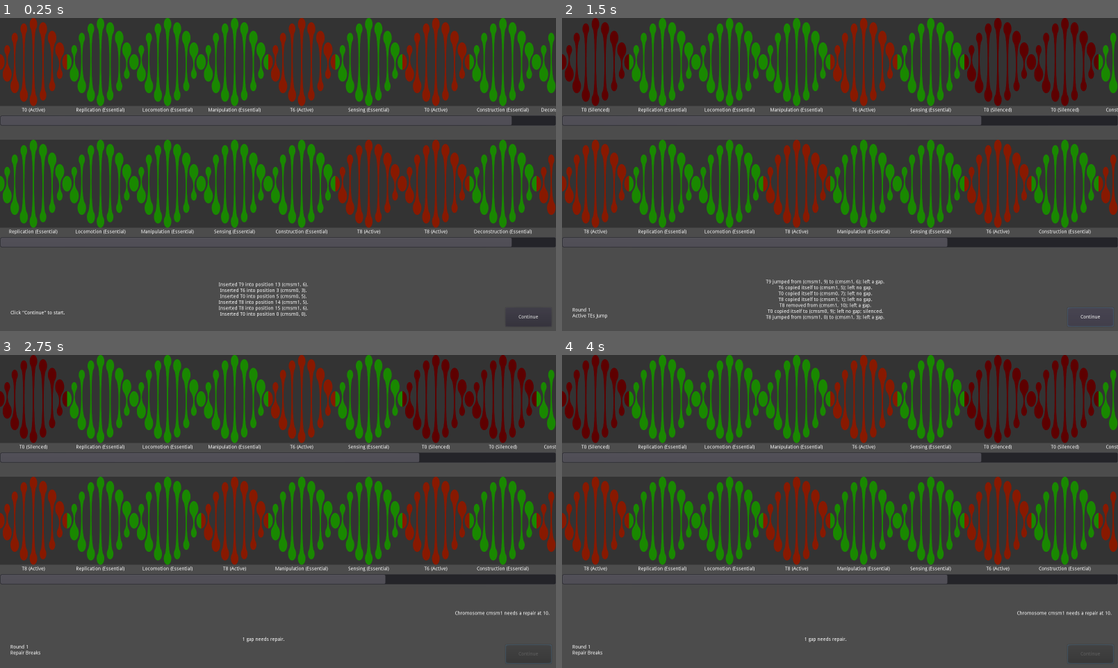
Above: before the commit, frames 1-4 (two rows, left to right).
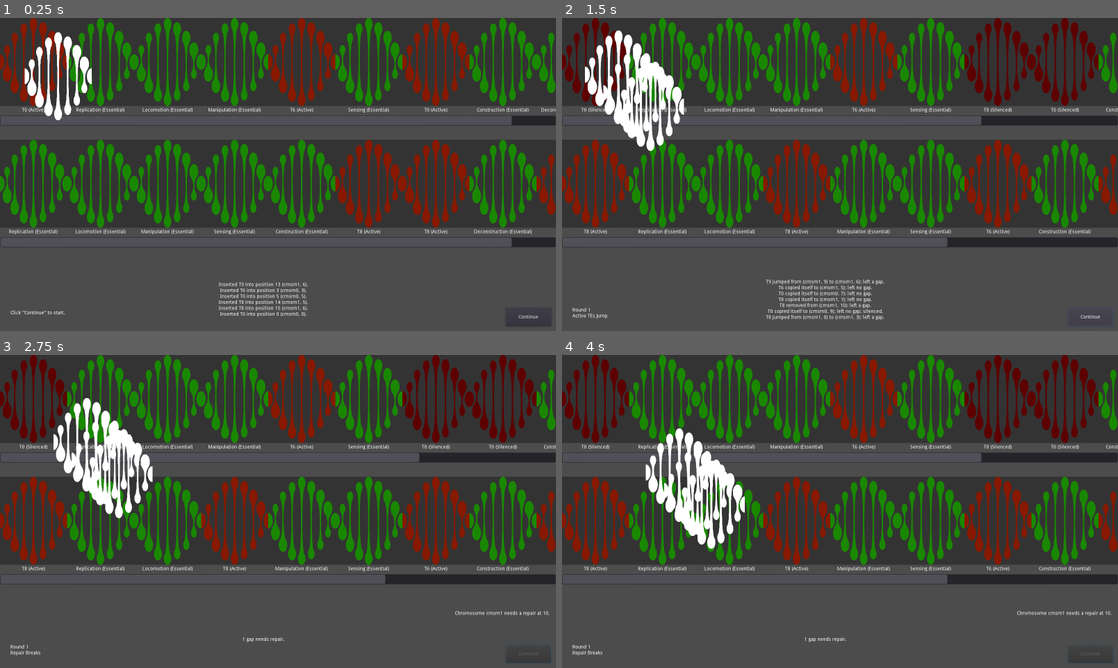
Above: after the commit, the same moments.

Repository: zachadel/GenomeEvolution
Game: Godot game, scene res://Scenes/CardTable.tscn
The game is run twice, just before and just after one commit, with the same random seed, the same clock (stepped at 60 frames per second) and the same inputs.
Inputs:
- Up to frame 1 (0.25 s): no input
- Up to frame 2 (1.5 s): click "Continue" at 0.5 s; click "Continue" at 1.25 s
- Up to frame 3 (2.75 s): click "Continue" at 2 s
- Up to frame 4 (4 s): no input

The runs differ from the first frame. In frame 1, 1.2% of the frame differs, in the area x 4-17%, y 4-33%; in frame 2, 2.9%; in frame 3, 2.8%; in frame 4, 2.9%, in the area x 15-33%, y 23-62%.

Commit message:
Spawn element that can move across screen

Diff:
--- a/MoveTo.gd
+++ /dev/null
@@ -1,18 +0,0 @@
-extends Node
-
-var start
-var end
-var start_time
-var duration
-
-func _ready():
-	start_time = OS.get_ticks_msec()
-
-func _process(delta):
-	var elapsed = OS.get_ticks_msec() - start_time
-	if elapsed >= duration:
-		set_pos(end)
-		set_script()
-		return
-	var intermediate = (end - start) / (elapsed / duration) + start
-	set_pos(intermediate)
--- a/Scenes/CardTable.tscn
+++ b/Scenes/CardTable.tscn
@@ -24,7 +24,7 @@
 } ]
 }
 
-[node name="Control" type="Control" index="0"]
+[node name="Control" type="Control"]
 
 anchor_left = 0.0
 anchor_top = 0.0
@@ -50,7 +50,7 @@
 
 [node name="chromes" parent="." index="1" instance=ExtResource( 2 )]
 
-margin_bottom = 510.0
+margin_bottom = 660.0
 
 [node name="btn_nxt" type="Button" parent="." index="2"]
 
--- /dev/null
+++ b/Scenes/MovingElement.tscn
@@ -0,0 +1,7 @@
+[gd_scene load_steps=2 format=2]
+
+[ext_resource path="res://Assets/Images/gene.png" type="Texture" id=1]
+
+[node name="Sprite" type="Sprite" index="0"]
+
+texture = ExtResource( 1 )
--- a/Scenes/Panel.tscn
+++ b/Scenes/Panel.tscn
@@ -2,7 +2,7 @@
 
 [ext_resource path="res://Scripts/sayhello.gd" type="Script" id=1]
 
-[node name="Panel" type="Panel" index="0"]
+[node name="Panel" type="Panel"]
 
 anchor_left = 0.0
 anchor_top = 0.0
--- a/Scenes/SequenceElement.tscn
+++ b/Scenes/SequenceElement.tscn
@@ -39,6 +39,7 @@
 size_flags_vertical = 1
 texture = ExtResource( 2 )
 expand = true
+stretch_mode = 0
 _sections_unfolded = [ "Material", "Rect", "Visibility" ]
 
 [node name="GrayFilter" type="ColorRect" parent="." index="1"]
--- a/Scenes/Transposon.tscn
+++ b/Scenes/Transposon.tscn
@@ -16,7 +16,7 @@
 render_priority = 0
 shader = SubResource( 1 )
 
-[node name="Transposon" type="Node2D" index="0"]
+[node name="Transposon" type="Node2D"]
 
 position = Vector2( 32.6489, 31.2885 )
 script = ExtResource( 1 )
--- a/Scripts/ChromPair.gd
+++ b/Scripts/ChromPair.gd
@@ -56,7 +56,7 @@
 		var other_idx = int(!bool(cm)); # Don't be mad
 		var cmsm = get_node("cmsm" + str(other_idx) + "/cmsm");
 		for elm in cm_bunches[cm]:
-			cmsm.add_elm(elm);
+			cmsm.add_elm(elm)
 	recombining = false;
 	return idxs;
 
--- a/Scripts/Chromosome.gd
+++ b/Scripts/Chromosome.gd
@@ -26,6 +26,7 @@
 		add_child(elm);
 		elm.connect("elm_clicked", self, "_propogate_click");
 	move_child(elm, pos);
+	move_to(Vector2(150, 150), Vector2(500, 500), 5000)
 	return elm;
 
 func find_pair(left, right):
@@ -68,3 +69,18 @@
 		get_child(idx+1).disable(!clickable);
 		elms.append(get_child(idx+1));
 	return elms;
+
+func move_to(start, end, duration):
+	var scene = load("res://Scenes/MovingElement.tscn")
+	var elm = scene.instance()
+	get_tree().get_root().get_node("Control").add_child(elm)
+	elm.position = start
+	var start_time = OS.get_ticks_msec()
+	var elapsed = OS.get_ticks_msec() - start_time
+	while elapsed < duration:
+		elapsed = OS.get_ticks_msec() - start_time
+		var intermediate = ((end - start) * (float(elapsed) / duration)) + start
+		elm.position = intermediate
+		yield(get_tree(), "idle_frame")
+	elm.position = end
+	return
